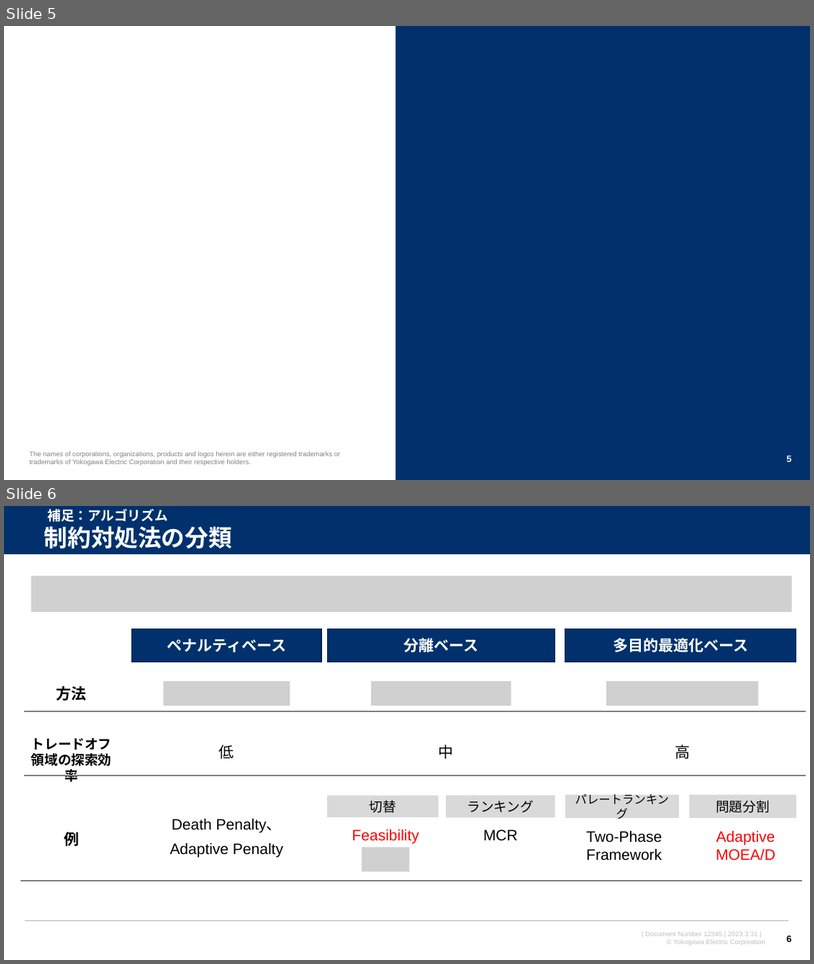
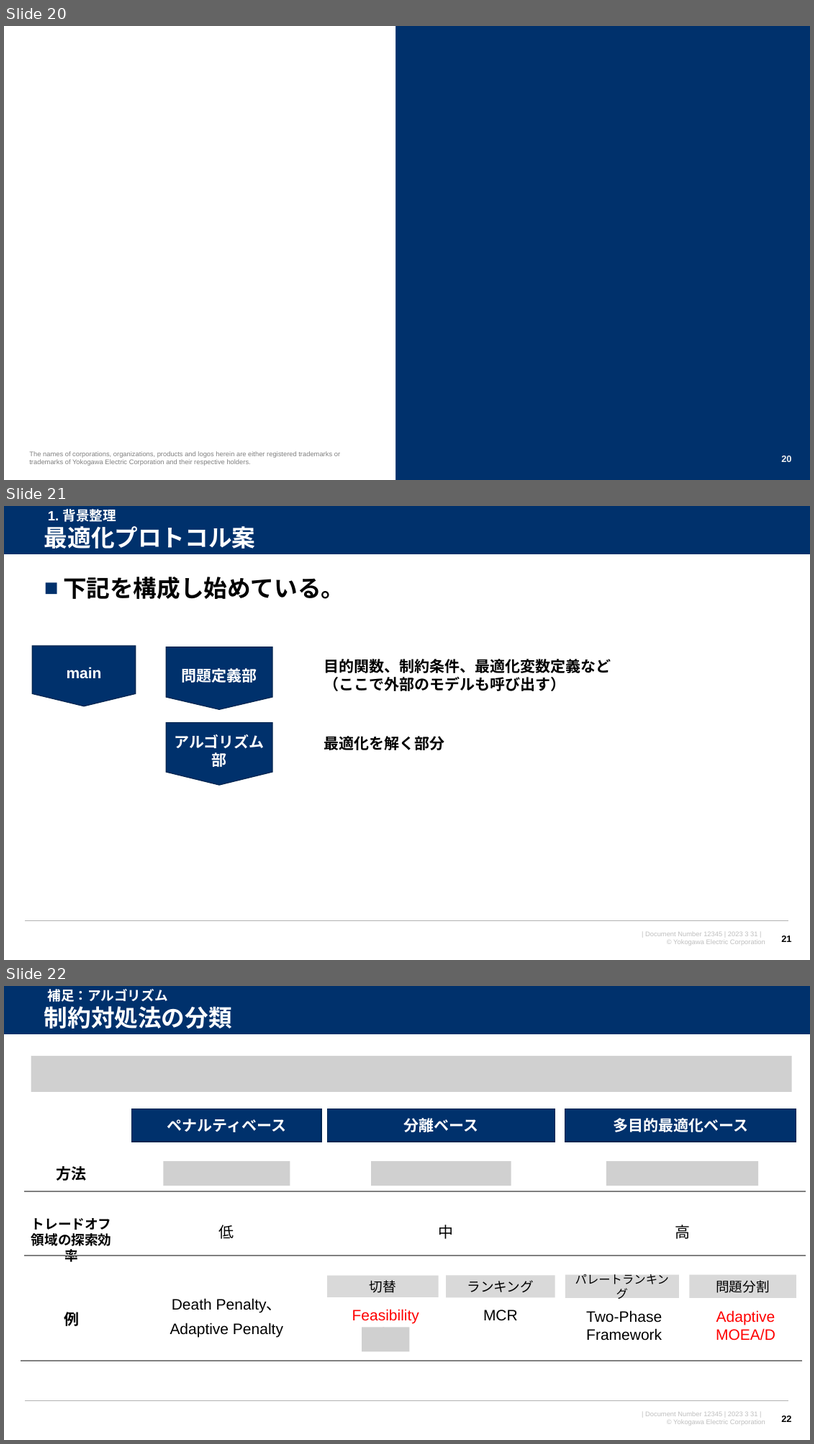
Before and after one commit to watarukumagai-git/opt, a slide deck: SoS/230830_SoS分科会6回_kuma_rev.0.pptx. Shown one above the other, each under a label of ours: slides 5 and 6 before the commit, slides 20, 21 and 22 after it. The pictures are 814x964 and 814x1444 pixels, drawn with LibreOffice and Linux fonts; fonts in the diff are those of the drawing; grey boxes stand for pictures; background and template pictures are left out. Boxes give left, top, right and bottom in pixels: in the first picture for what was removed or moved away, otherwise in the second. Text is boxed around its words. In the diff, an @@ line names an element or a change of style, - is before the commit and + after.

```diff
--- a/SoS/230830_SoS分科会6回_kuma_rev.0.pptx
+++ b/SoS/230830_SoS分科会6回_kuma_rev.0.pptx
@@ slide 21 added at bbox=[4, 506, 810, 960], background #FFFFFF; not listed: 4 template elements that a slide beside it also shows @@
@@ title added at bbox=[44, 526, 256, 548], 28 pt, text #FFFFFF, bold @@
+最適化プロトコル案
@@ text added at bbox=[48, 509, 116, 522], 16 pt, text #FFFFFF, bold @@
+1. 背景整理
@@ text added at bbox=[63, 577, 345, 599], 28 pt, text #000000, bold @@
+■ 下記を構成し始めている。
@@ pentagon arrow added at bbox=[32, 646, 136, 706], fill #00316C, outline #002450 1 pt, 18 pt, text #FFFFFF, bold @@
+main
@@ pentagon arrow added at bbox=[167, 647, 273, 710], fill #00316C, outline #002450 1 pt, 18 pt, text #FFFFFF, bold @@
+問題定義部
@@ text added at bbox=[324, 659, 612, 691], 18 pt, text #000000, bold @@
+目的関数、制約条件、最適化変数定義など
+（ここで外部のモデルも呼び出す）
@@ pentagon arrow added at bbox=[167, 722, 273, 785], fill #00316C, outline #002450 1 pt, 18 pt, text #FFFFFF, bold @@
+アルゴリズム部
@@ text added at bbox=[324, 736, 445, 750], 18 pt, text #000000, bold @@
+最適化を解く部分
@@ page number added at bbox=[782, 935, 792, 942], 11 pt, text #000000, bold @@
+21
@@ what was slide 5 is now slide 20 @@
@@ page number at bbox=[782, 455, 792, 462]: text changed @@
-5
+20
@@ what was slide 6 is now slide 22 @@
@@ page number at bbox=[782, 1415, 792, 1422]: text changed @@
-6
+22
```
Also in this commit, not shown: 4 slides changed, 17 other slides added, 2 slides removed.
